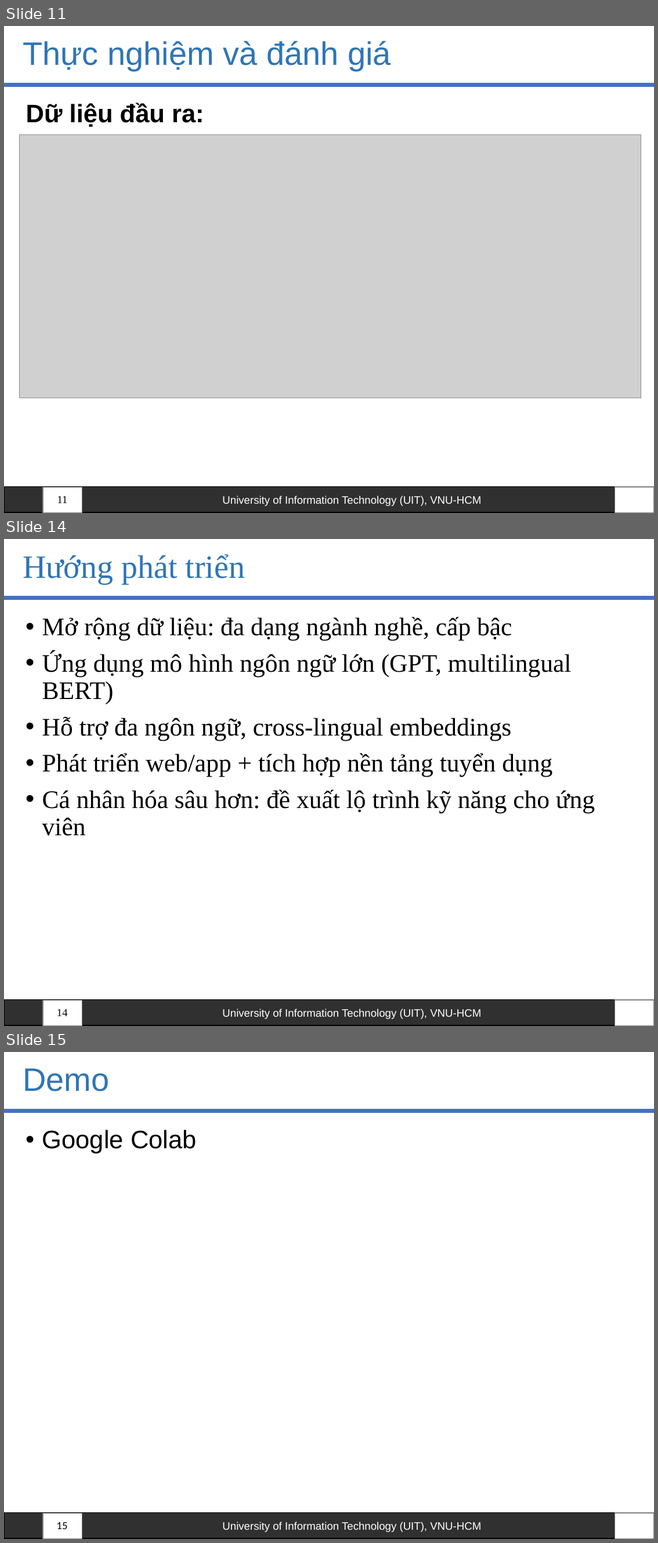
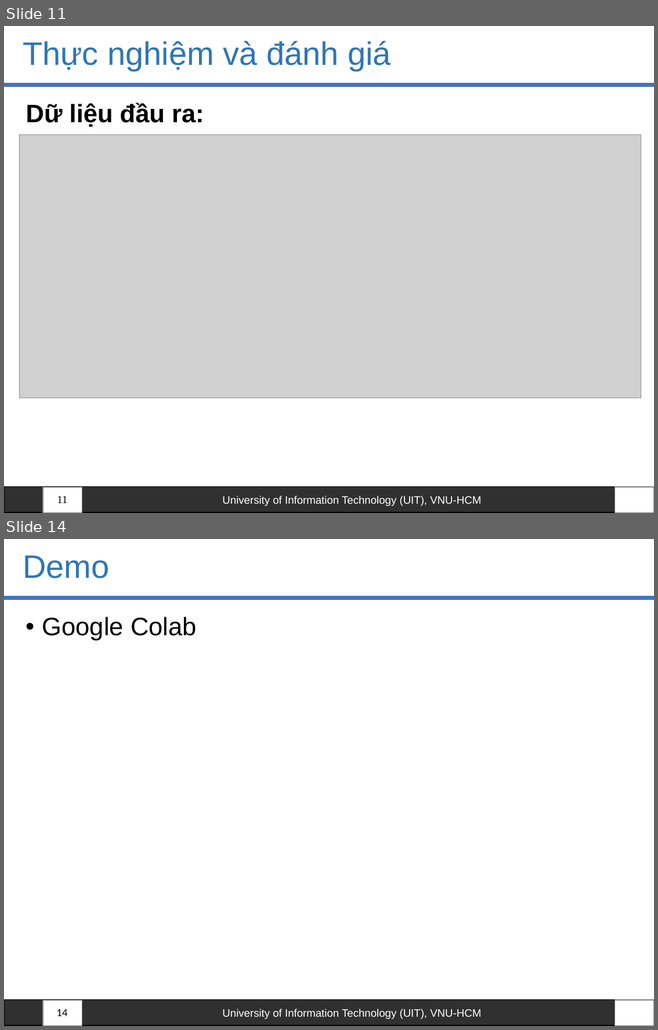
Before and after one commit to HoanHang/AI-UIT, a slide deck: Python_ML/Report/Slide - Bao Cao Cuoi Ki - Python.pptx. Shown one above the other, each under a label of ours: slides 11, 14 and 15 before the commit, slides 11 and 14 after it; the slides between them are not shown. The pictures are 658x1543 and 658x1030 pixels, drawn with LibreOffice and Linux fonts; fonts in the diff are those of the drawing; grey boxes stand for pictures; background and template pictures are left out. Boxes give left, top, right and bottom in pixels: in the first picture for what was removed or moved away, otherwise in the second. Text is boxed around its words. In the diff, an @@ line names an element or a change of style, - is before the commit and + after.

```diff
--- a/Python_ML/Report/Slide - Bao Cao Cuoi Ki - Python.pptx
+++ b/Python_ML/Report/Slide - Bao Cao Cuoi Ki - Python.pptx
@@ slide 14 removed at (4, 539, 654, 1026), background #FFFFFF; not listed: 4 template elements that a slide beside it also shows @@
@@ title removed at (23, 554, 245, 584) @@
-Hướng phát triển
@@ text removed at (42, 617, 594, 836) @@
-• Mở rộng dữ liệu: đa dạng ngành nghề, cấp bậc
-• Ứng dụng mô hình ngôn ngữ lớn (GPT, multilingual BERT)
-• Hỗ trợ đa ngôn ngữ, cross-lingual embeddings
-• Phát triển web/app + tích hợp nền tảng tuyển dụng
-• Cá nhân hóa sâu hơn: đề xuất lộ trình kỹ năng cho ứng viên
@@ page number removed at (57, 1009, 68, 1016) @@
-14
@@ what was slide 15 is now slide 14 @@
@@ page number at (57, 1009, 68, 1016): text changed @@
-15
+14
```
Also in this commit, not shown: 5 slides changed.
